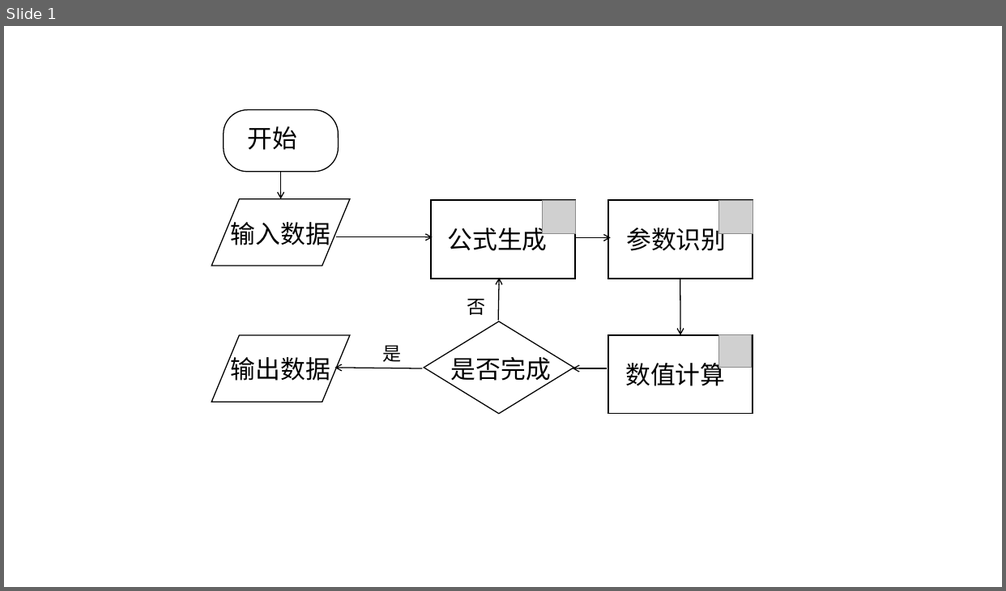
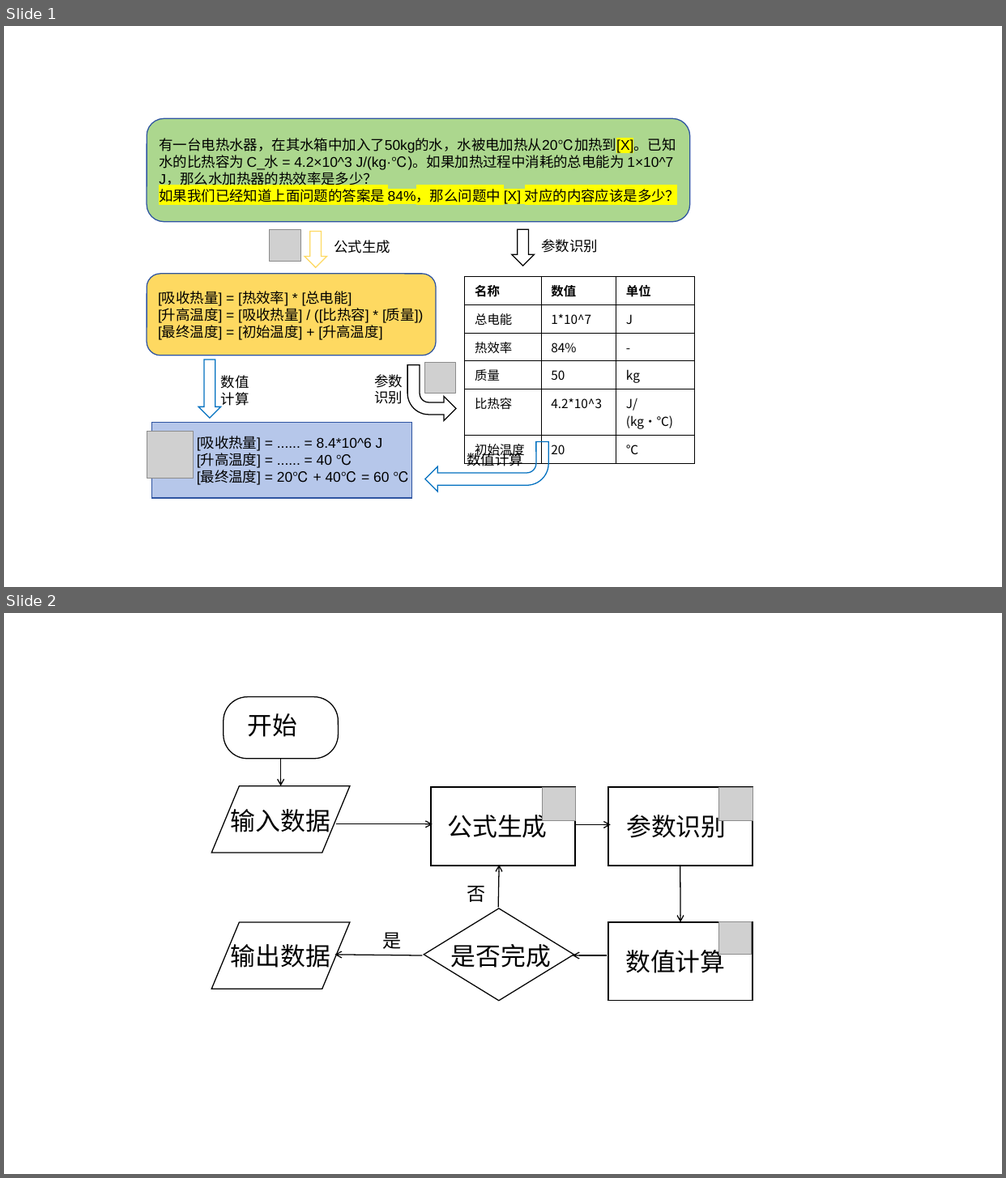
Before and after one commit to Cat-Overflow/NJU_thesis, a slide deck: 毕业论文/figure/figure.pptx. Shown one above the other, each under a label of ours: slide 1 before the commit, slides 1 and 2 after it. The pictures are 1006x591 and 1006x1178 pixels, drawn with LibreOffice and Linux fonts; fonts in the diff are those of the drawing; grey boxes stand for pictures. Boxes give left, top, right and bottom in pixels: in the first picture for what was removed or moved away, otherwise in the second. Text is boxed around its words. In the diff, an @@ line names an element or a change of style, - is before the commit and + after.

```diff
--- a/毕业论文/figure/figure.pptx
+++ b/毕业论文/figure/figure.pptx
@@ slide 1 added at [4, 26, 1002, 587], background #FFFFFF @@
@@ rounded rectangle added at [147, 119, 691, 222], fill #ACD78E, outline #2E54A1 1 pt, 13.6 pt, text #000000 @@
+有一台电热水器，在其水箱中加入了50kg的水，水被电加热从20℃加热到[X]。已知水的比热容为 C_水 = 4.2×10^3 J/(kg·℃)。如果加热过程中消耗的总电能为 1×10^7 J，那么水加热器的热效率是多少？
+如果我们已经知道上面问题的答案是 84%，那么问题中 [X] 对应的内容应该是多少？
@@ picture added at [269, 229, 300, 261] @@
@@ down arrow added at [305, 231, 326, 268], outline #FED961 1 pt @@
@@ text added at [334, 240, 391, 254], 13.6 pt, text #000000 @@
+公式生成
@@ down arrow added at [512, 229, 534, 267], outline #000000 1 pt @@
@@ text added at [542, 239, 599, 253], 13.6 pt, text #000000 @@
+参数识别
@@ rounded rectangle added at [147, 274, 436, 356], fill #FED961, outline #2E54A1 1 pt, 13.6 pt, text #000000 @@
+[吸收热量] = [热效率] * [总电能]
+[升高温度] = [吸收热量] / ([比热容] * [质量])
+[最终温度] = [初始温度] + [升高温度]
@@ table added at [465, 277, 695, 462], 6 rows, 3 columns @@
+名称 | 数值 | 单位
+总电能 | 1*10^7 | J
+热效率 | 84% | -
+质量 | 50 | kg
+比热容 | 4.2*10^3 | J/(kg·℃)
+初始温度 | 20 | ℃
@@ down arrow added at [198, 360, 221, 418], outline #0070C0 1 pt @@
@@ bent arrow added at [407, 365, 456, 420], outline #000000 1 pt @@
@@ picture added at [425, 363, 455, 393] @@
@@ text added at [221, 375, 249, 408], 13.6 pt, text #000000 @@
+数值计算
@@ text added at [374, 374, 403, 404], 13.6 pt, text #000000 @@
+参数识别
@@ picture added at [147, 432, 194, 478] @@
@@ rectangle added at [152, 423, 412, 498], fill #B6C7EA, outline #2E54A1 1 pt @@
@@ text added at [197, 437, 410, 485], 13.6 pt, text #000000 @@
+[吸收热量] = ...... = 8.4*10^6 J
+[升高温度] = ...... = 40 ℃
+[最终温度] = 20℃ + 40℃ = 60 ℃
@@ bent arrow added at [425, 442, 549, 492], outline #0070C0 1 pt @@
@@ text added at [467, 450, 523, 467], 13.6 pt, text #000000 @@
+数值计算
@@ what was slide 1 is now slide 2 @@
```
Also in this commit, not shown: 3 other files.
